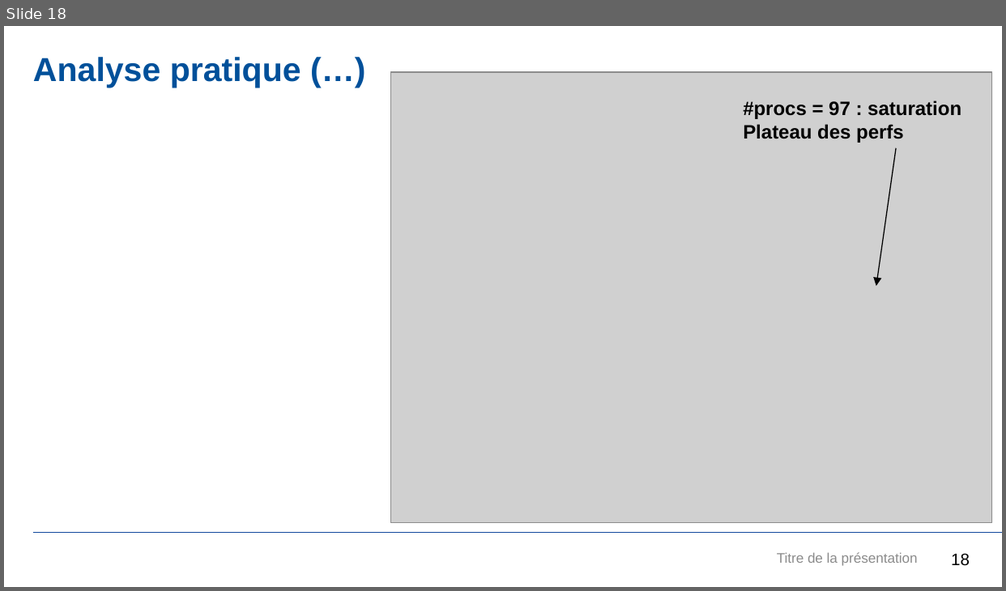
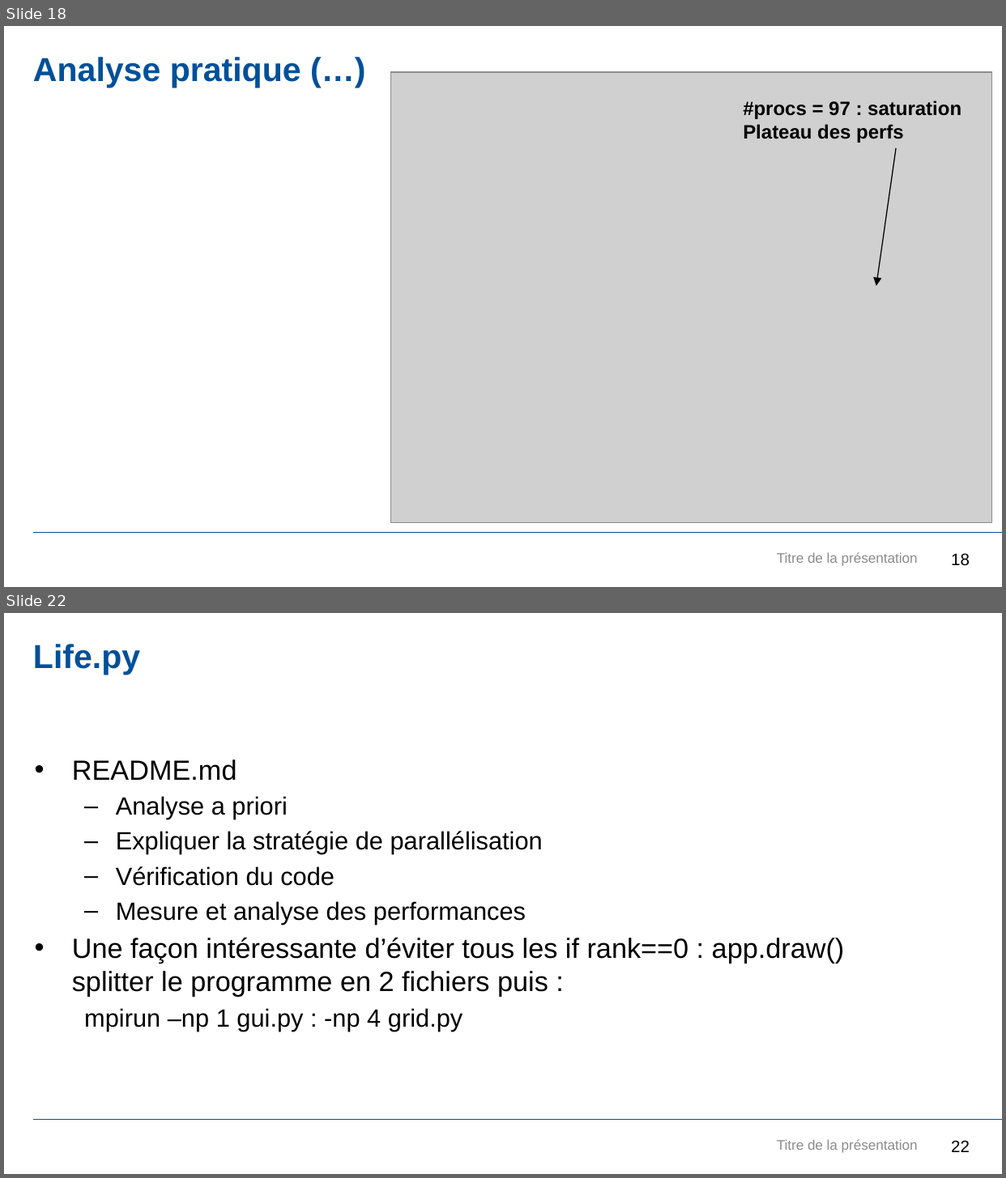
Before and after one commit to JDGaraudEnsta/OS202-2024, a slide deck: OS202.pptx. Shown one above the other, each under a label of ours: slide 18 before the commit, slides 18 and 22 after it; the slides between them are not shown. The pictures are 1006x591 and 1006x1178 pixels, drawn with LibreOffice and Linux fonts; fonts in the diff are those of the drawing; grey boxes stand for pictures; background and template pictures are left out. Boxes give left, top, right and bottom in pixels: in the first picture for what was removed or moved away, otherwise in the second. Text is boxed around its words. In the diff, an @@ line names an element or a change of style, - is before the commit and + after.

```diff
--- a/OS202.pptx
+++ b/OS202.pptx
@@ slide 22 added at bbox=[4, 613, 1002, 1174], background #FFFFFF; not listed: 1 template element that a slide beside it also shows @@
@@ title added at bbox=[33, 644, 140, 675], 24 pt, text #00509A, bold @@
+Life.py
@@ text added at bbox=[72, 760, 845, 1031], 18 pt, text #000000 @@
+• README.md
+  – Analyse a priori
+  – Expliquer la stratégie de parallélisation
+  – Vérification du code
+  – Mesure et analyse des performances
+• Une façon intéressante d’éviter tous les if rank==0 : app.draw()
+  splitter le programme en 2 fichiers puis :
+  mpirun –np 1 gui.py : -np 4 grid.py
@@ text added at bbox=[777, 1139, 918, 1153], 10 pt, text #8C8C8C @@
+Titre de la présentation
@@ page number added at bbox=[951, 1140, 970, 1152], 12 pt, text #000000 @@
+22
```
Also in this commit, not shown: 2 slides changed, 4 other slides added.
